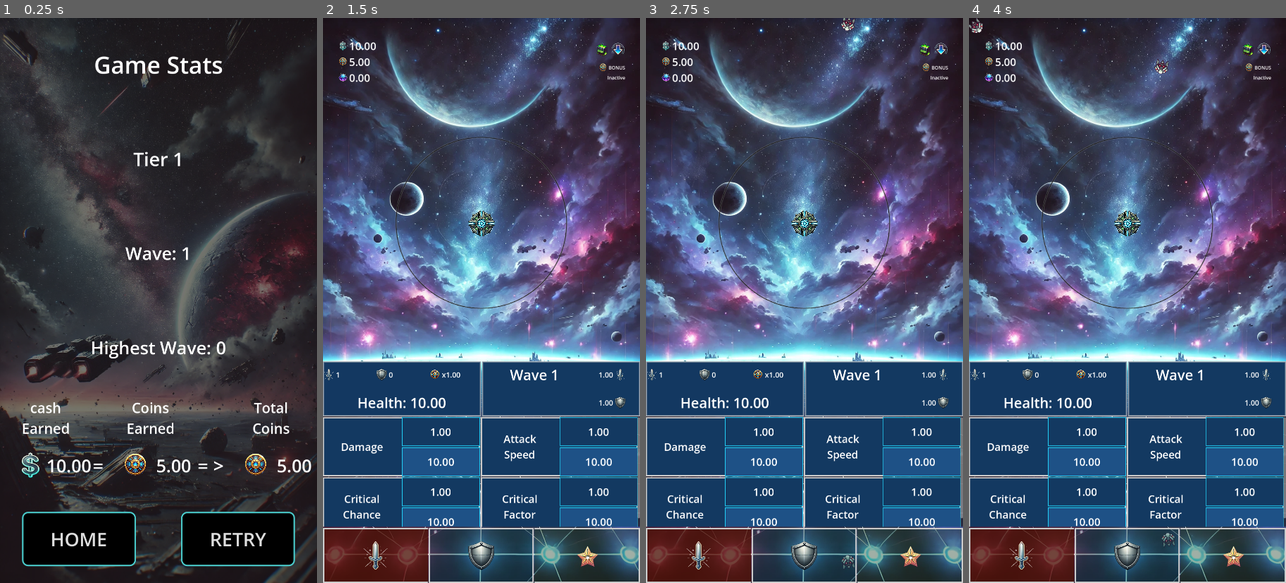
Above: before the commit, frames 1-4 (left to right).
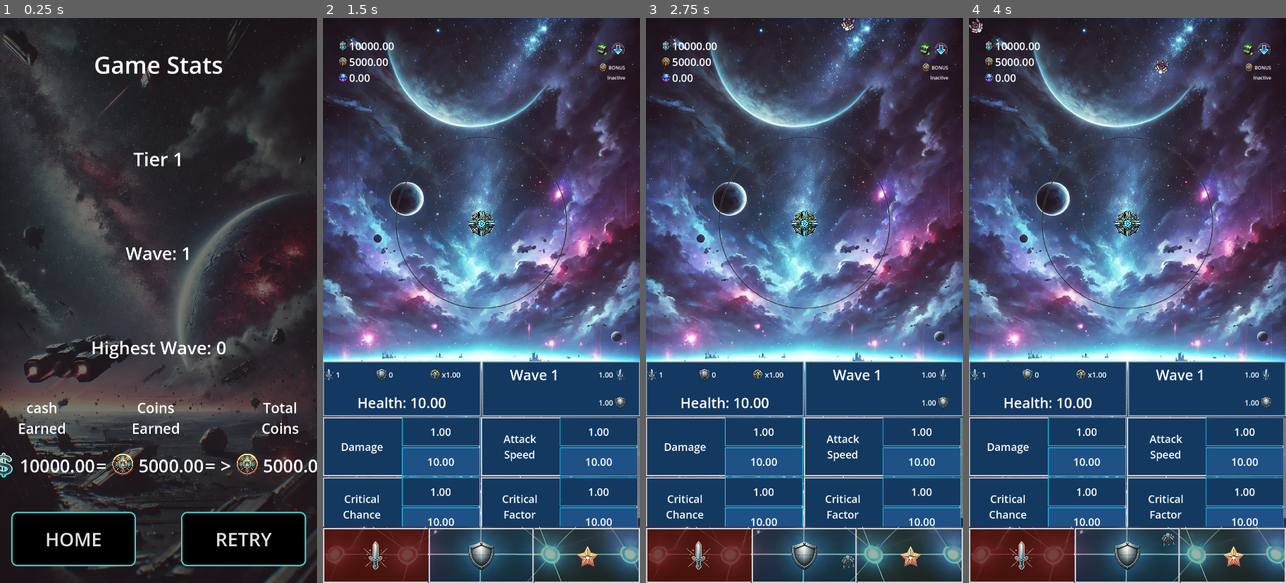
Above: after the commit, the same moments.

Repository: ascyrax/circle-defence
Game: Godot game, scene res://game_over.tscn
Same seed, same stepped clock (60 frames per second), same inputs: the game is played once before the commit and once after it. This scene is started directly instead of the project's main scene.
Inputs (mouse positions are in pixels of both pictures, inside the frame that each line leads up to):
- Up to frame 1 (0.25 s): no input
- Up to frame 2 (1.5 s): click "RETRY" at 0.5 s; tap Enter at 1.25 s; move the mouse to (465, 413) at 1.27 s; click (465, 413) at 1.42 s
- Up to frame 3 (2.75 s): move the mouse to (899, 385) at 2.02 s; click (899, 385) at 2.17 s
- Up to frame 4 (4 s): move the mouse to (1032, 215) at 2.77 s; click (1032, 215) at 2.92 s; move the mouse to (1143, 300) at 3.52 s; click (1143, 300) at 3.67 s

The runs differ from the first frame. In frame 1, 4.3% of the frame differs, in the area x 0-100%, y 40-98%; in frame 2, 0.2%; in frame 3, 0.2%; in frame 4, 0.2%.

Commit message:
health regeneration timer bug

Diff:
--- a/global_data.gd
+++ b/global_data.gd
@@ -3,7 +3,7 @@
 
 # RESOURCES
 
-const _initialCashValue  = 10.0 # during wave 1 start
+const _initialCashValue  = 10000.0 # during wave 1 start
 const _initialCoinValue  = 0.0 # during game start
 
 var _cashValue = _initialCashValue
--- a/shooter.gd
+++ b/shooter.gd
@@ -18,16 +18,15 @@
 	GlobalData.health_regeneration_value_updated.connect(_add_health_regeneration_timer)
 
 func _regenerate_shooter_health():
-	GlobalData.update_health(1.0)
-
+	GlobalData.update_health(GlobalData.get_health_regeneration())
 
 func _add_health_regeneration_timer(_healthRegeneration : float):
 	add_child(_healthRegenerationTimer)
 	#var _healthRegeneration = GlobalData.get_health_regeneration()
 	if( _healthRegeneration == 0.0 ):
-		_healthRegenerationTimer.wait_time = 100 # 100 represents INFINITY
+		_healthRegenerationTimer.wait_time = 1000000 # 1000000 represents INFINITY
 	else:
-		_healthRegenerationTimer.wait_time = 1.0 / _healthRegeneration
+		_healthRegenerationTimer.wait_time = 1.0
 	_healthRegenerationTimer.one_shot = false
 	_healthRegenerationTimer.connect("timeout", _regenerate_shooter_health)
 	_healthRegenerationTimer.start()
